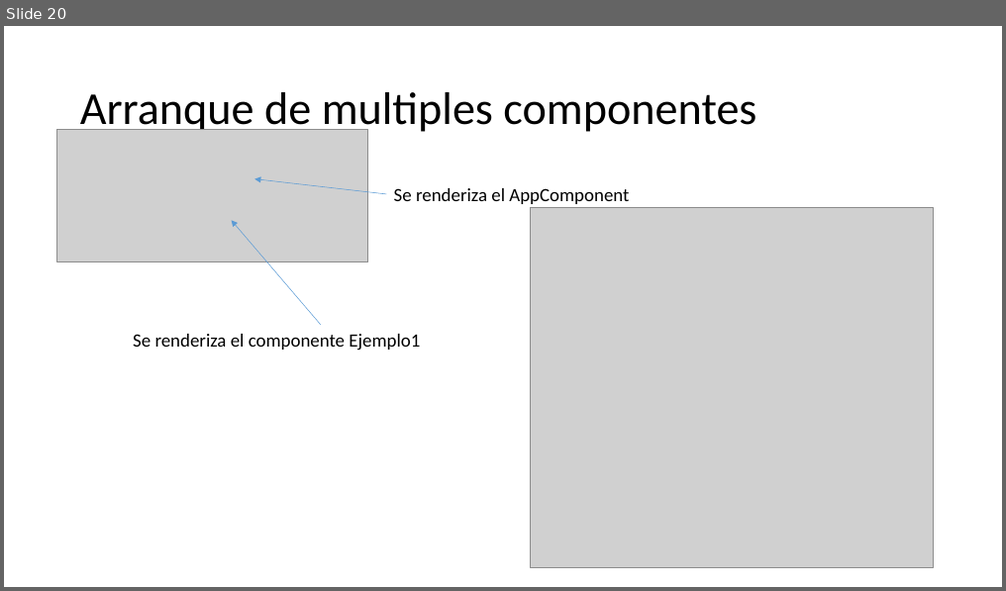
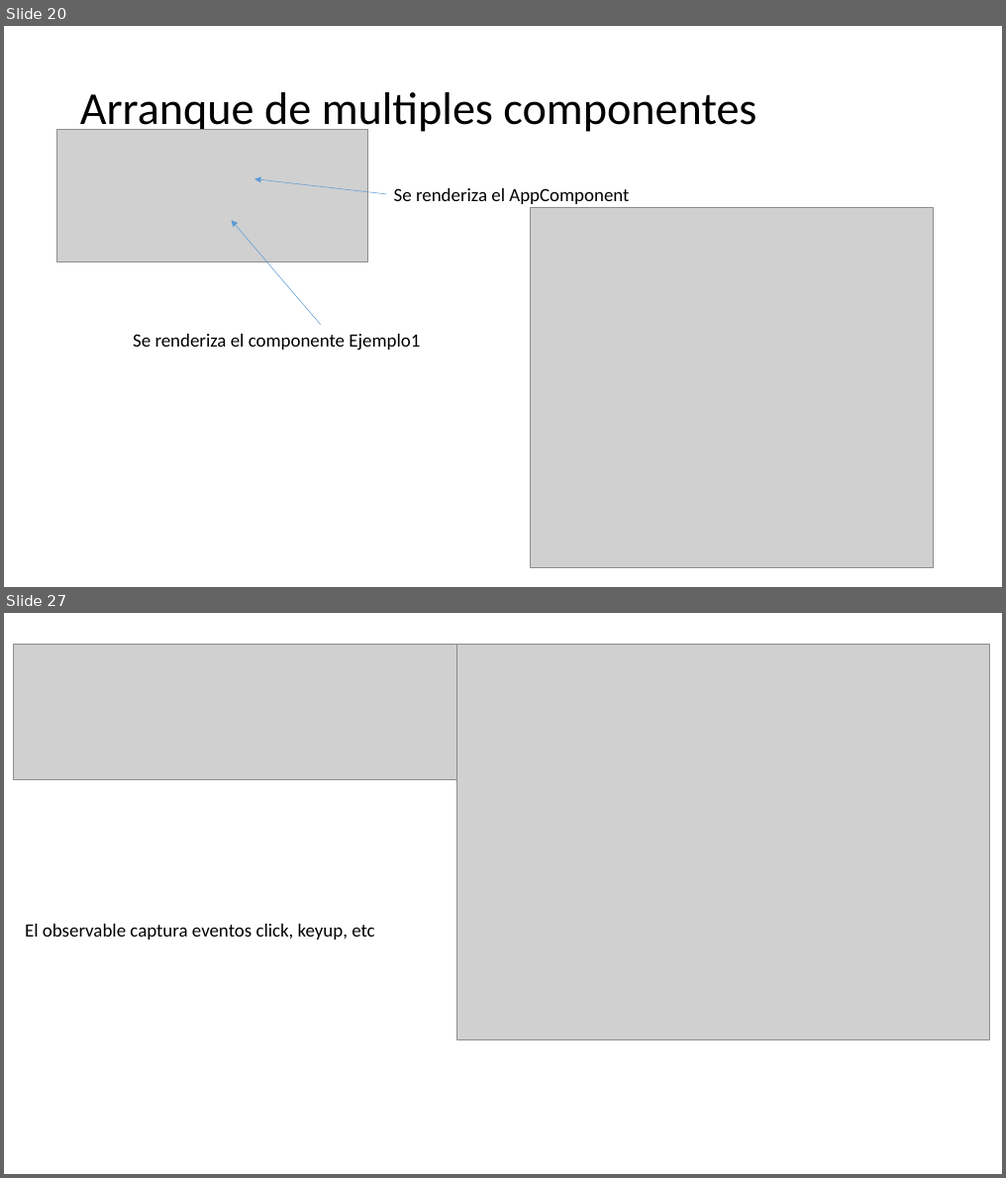
Before and after one commit to Jviejo/frontent, a slide deck: doc/angular 2 sesion 1.pptx. Shown one above the other, each under a label of ours: slide 20 before the commit, slides 20 and 27 after it; the slides between them are not shown. The pictures are 1006x591 and 1006x1178 pixels, drawn with LibreOffice and Linux fonts; fonts in the diff are those of the drawing; grey boxes stand for pictures. Boxes give left, top, right and bottom in pixels: in the first picture for what was removed or moved away, otherwise in the second. Text is boxed around its words. In the diff, an @@ line names an element or a change of style, - is before the commit and + after.

```diff
--- a/doc/angular 2 sesion 1.pptx
+++ b/doc/angular 2 sesion 1.pptx
@@ slide 27 added at [4,613,1002,1174], background #FFFFFF @@
@@ picture added at [14,644,457,780] @@
@@ picture added at [456,644,989,1040] @@
@@ text added at [25,924,374,940], 18 pt, text #000000 @@
+El observable captura eventos click, keyup, etc
```
Also in this commit, not shown: 1 slide changed, 13 other slides added, 4 slides removed, 15 other files.
